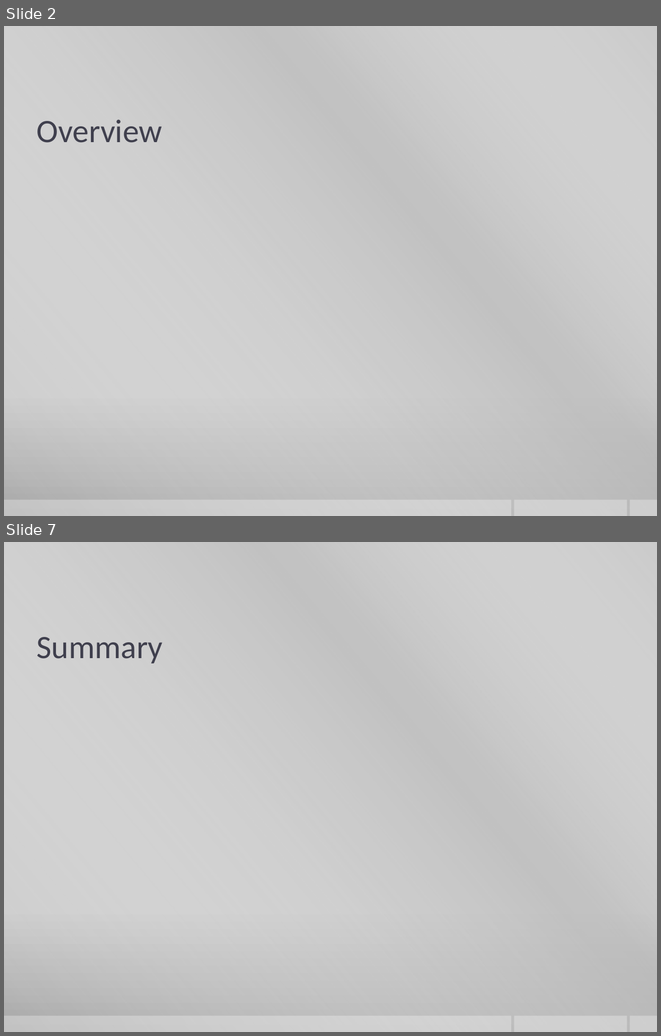
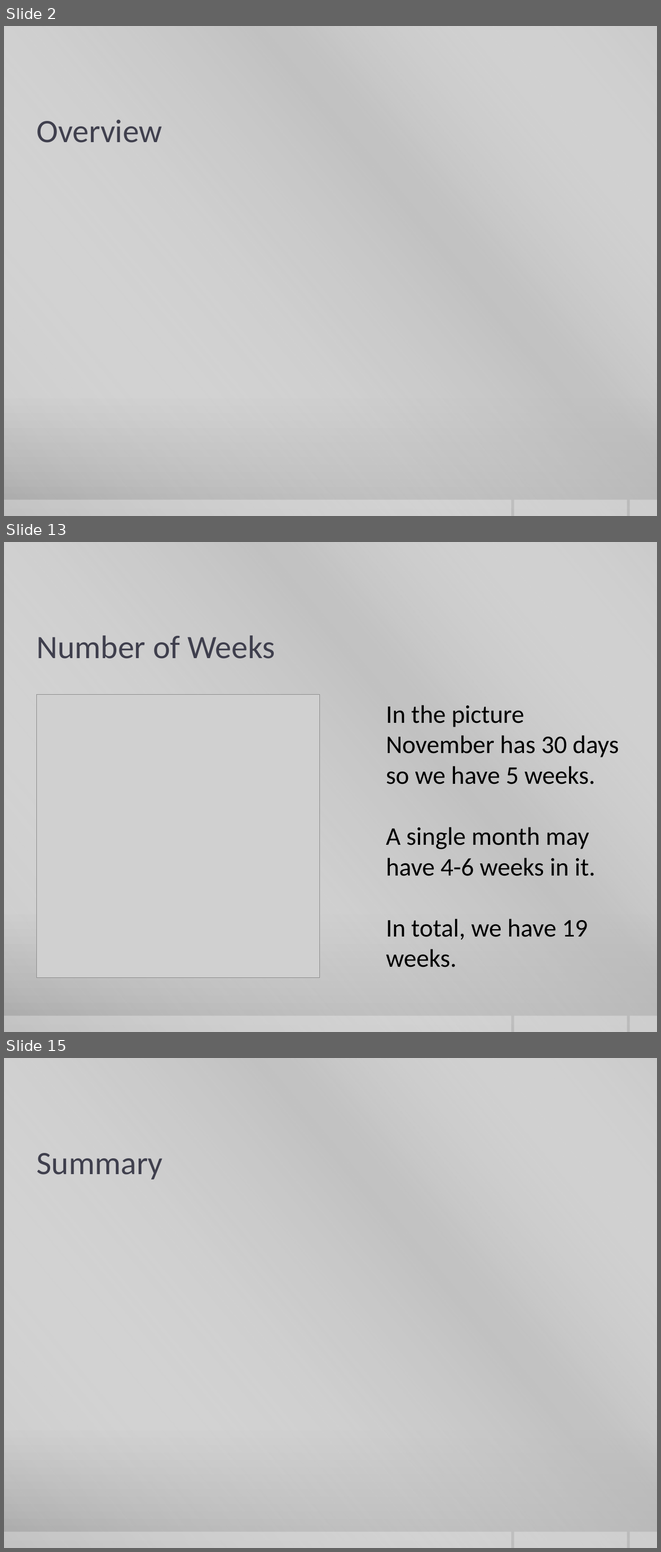
Before and after one commit to curtiskelsey/CS8370Group, a slide deck: Advertising Positioning.pptx. Shown one above the other, each under a label of ours: slides 2 and 7 before the commit, slides 2, 13 and 15 after it; the slides between them are not shown. The pictures are 661x1036 and 661x1552 pixels, drawn with LibreOffice and Linux fonts; fonts in the diff are those of the drawing; grey boxes stand for pictures; background and template pictures are left out. Boxes give left, top, right and bottom in pixels: in the first picture for what was removed or moved away, otherwise in the second. Text is boxed around its words. In the diff, an @@ line names an element or a change of style, - is before the commit and + after.

```diff
--- a/Advertising Positioning.pptx
+++ b/Advertising Positioning.pptx
@@ slide 13 added at (4, 542, 657, 1032), background gradient #CBCBCB to #C8C8C8 to #A7A7A7; not listed: 4 template elements that a slide beside it also shows @@
@@ title added at (37, 635, 275, 659), 36 pt, text #3F3F4D @@
+Number of Weeks
@@ picture added at (37, 694, 319, 977) @@
@@ text added at (386, 705, 619, 967), 28 pt, text #000000 @@
+In the picture November has 30 days so we have 5 weeks.
+A single month may have 4-6 weeks in it.
+In total, we have 19 weeks.
@@ what was slide 7 is now slide 15 @@
```
Also in this commit, not shown: 4 slides changed, 7 other slides added, 16 other files.
